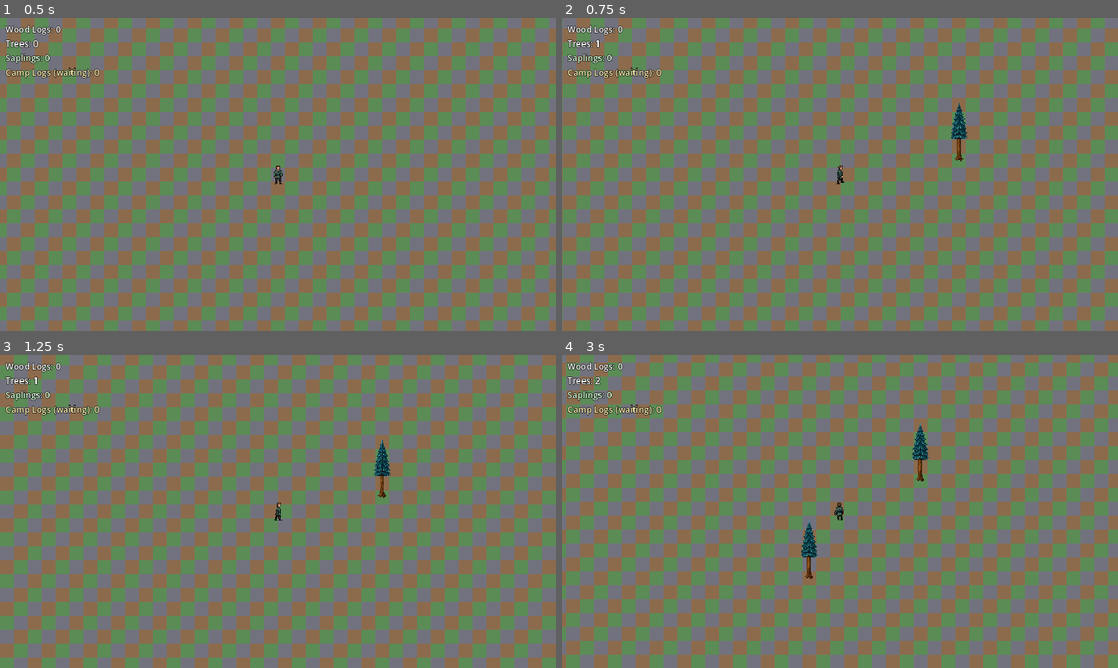
Above: before the commit, frames 1-4 (two rows, left to right).
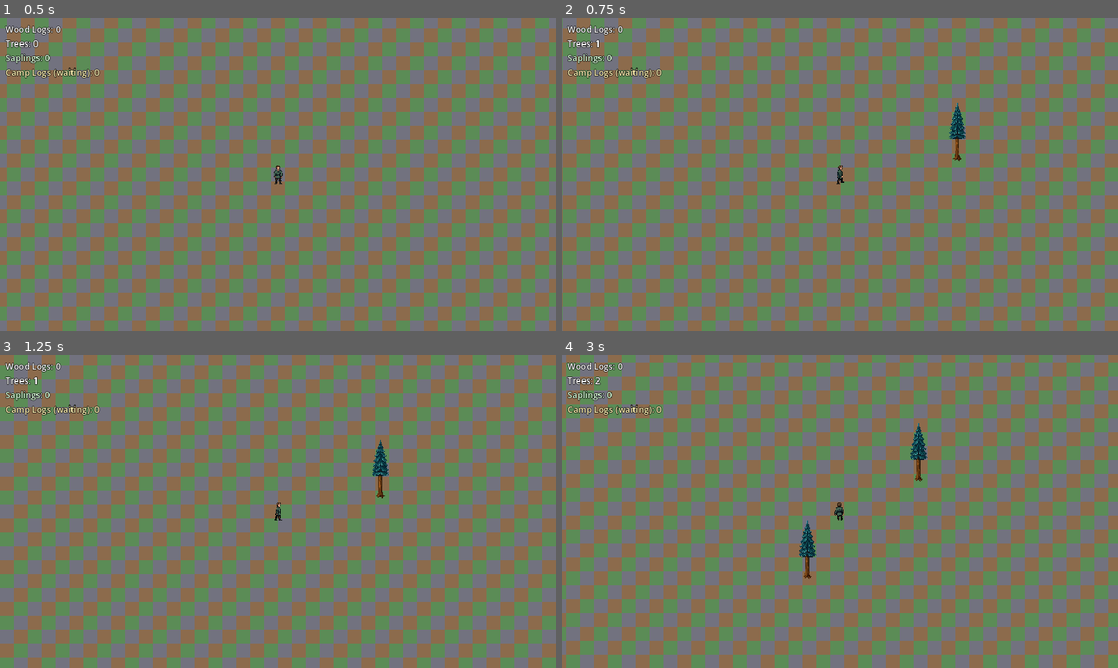
Above: after the commit, the same moments.

Repository: mcchesneyjg-max/Test-Gamer
Game: Godot game, scene res://main.tscn
The game is run twice, just before and just after one commit, with the same random seed, the same clock (stepped at 60 frames per second) and the same inputs.
Inputs (mouse positions are in pixels of both pictures, inside the frame that each line leads up to):
- Up to frame 1 (0.5 s): no input
- Up to frame 2 (0.75 s): tap Enter at 0.5 s; move the mouse to (962, 158) at 0.52 s; hold D (move_right) from 0.53 s (still down); tap T at 0.6 s; click (962, 158) at 0.67 s
- Up to frame 3 (1.25 s): keep holding D (move_right)
- Up to frame 4 (3 s): move the mouse to (728, 527) at 1.27 s; release D (move_right) at 1.28 s; hold S (move_down) 1.28-2.03 s; tap T at 1.35, 2.1, 2.85 s; move the mouse to (895, 442) at 2.02 s; hold D (move_right) 2.03-2.78 s; move the mouse to (812, 574) at 2.77 s; hold W (move_up) from 2.78 s (still down); click (812, 574) at 2.92 s

Frame 1 is identical in both runs. In frame 2, 0.2% of the frame differs, in the area x 69-73%, y 27-46%; in frame 3, 0.2%; in frame 4, 0.5%, in the area x 42-66%, y 21-72%.

Commit message:
Eliminate slight left jump at fall animation start
Keep the chop sprite offset when fall begins instead of recalculating it,
detect trunk roots from the bottom opaque row for steadier anchoring, and
round sprite offsets to whole pixels.

Co-authored-by: mcchesneyjg-max <mcchesneyjg-max@users.noreply.github.com>

Diff:
--- a/game/scripts/character_walk.gd
+++ b/game/scripts/character_walk.gd
@@ -372,6 +372,17 @@
 		var fallback_size := texture.get_size()
 		return Vector2(fallback_size.x * 0.5, fallback_size.y)
 
+	var bottom_row := max_y
+	var row_min_x := width
+	var row_max_x := -1
+	for x in range(width):
+		if image.get_pixel(x, bottom_row).a > 0.04:
+			row_min_x = mini(row_min_x, x)
+			row_max_x = maxi(row_max_x, x)
+
+	if row_max_x >= 0:
+		return Vector2((row_min_x + row_max_x) * 0.5, bottom_row)
+
 	return Vector2((min_x + max_x) * 0.5, max_y)
 
 static func _update_waiting(sprite: AnimatedSprite2D, delta: float) -> void:
--- a/game/scripts/mature_tree.gd
+++ b/game/scripts/mature_tree.gd
@@ -124,11 +124,7 @@
 
 	_fall_active = true
 	_fall_elapsed = 0.0
-	var current_trunk := _sprite_anchor
-	if _sprite.texture:
-		current_trunk = CharacterWalk.get_texture_trunk_base(_sprite.texture)
-	var fall_trunk := CharacterWalk.get_texture_trunk_base(_fall_frames[0])
-	_fall_sprite_offset = -fall_trunk + (current_trunk - _sprite_anchor)
+	_fall_sprite_offset = _sprite.position
 	_set_tree_texture(_fall_frames[0])
 	_update_chop_foreground()
 	print("MatureTree: started fall animation (%d frames)" % _fall_frames.size())
@@ -163,12 +159,12 @@
 		)
 		_static_texture = _sprite.texture
 		if _sprite.texture:
-			_sprite_anchor = CharacterWalk.get_texture_trunk_base(_sprite.texture)
+			_sprite_anchor = _quantize_anchor(CharacterWalk.get_texture_trunk_base(_sprite.texture))
 			_set_tree_texture(_sprite.texture)
 		return
 
 	_static_texture = _axe_strike_frames[0]
-	_sprite_anchor = CharacterWalk.get_texture_trunk_base(_static_texture)
+	_sprite_anchor = _quantize_anchor(CharacterWalk.get_texture_trunk_base(_static_texture))
 	if not _axe_strike_active and not _fall_active:
 		_set_tree_texture(_static_texture)
 
@@ -224,9 +220,9 @@
 	_foreground_sprite.visible = _chopper != null and not _fall_active
 
 func _set_tree_texture(texture: Texture2D) -> void:
-	var sprite_offset := -_sprite_anchor
-	if _fall_active:
-		sprite_offset = _fall_sprite_offset
+	var sprite_offset := _quantize_sprite_offset(-_sprite_anchor)
+	if _fall_active:
+		sprite_offset = _quantize_sprite_offset(_fall_sprite_offset)
 
 	_sprite.centered = false
 	_sprite.position = sprite_offset
@@ -242,3 +238,9 @@
 	_foreground_sprite.centered = false
 	_foreground_sprite.position = sprite_offset
 	_foreground_sprite.texture = texture
+
+func _quantize_sprite_offset(offset: Vector2) -> Vector2:
+	return Vector2(round(offset.x), round(offset.y))
+
+func _quantize_anchor(anchor: Vector2) -> Vector2:
+	return Vector2(round(anchor.x), round(anchor.y))
